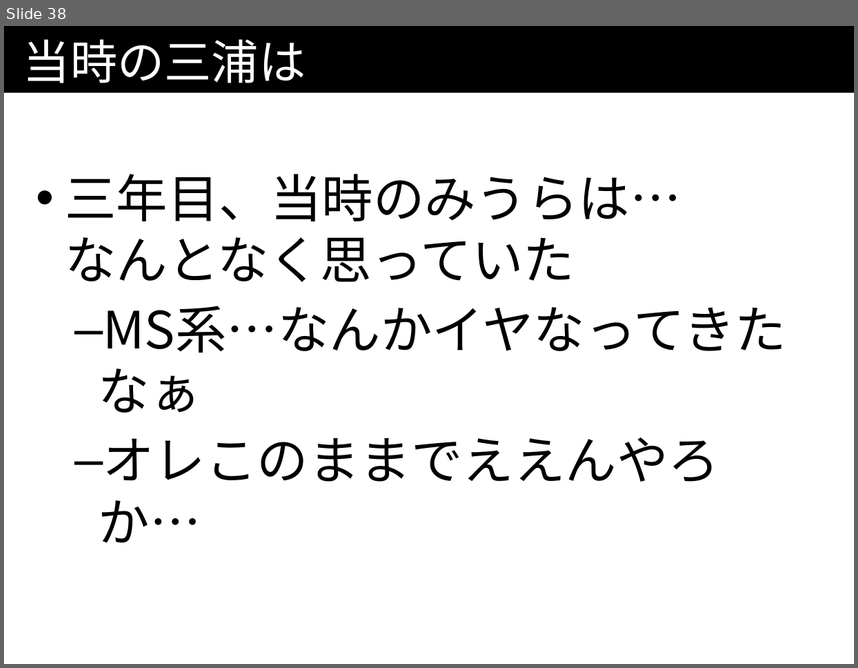
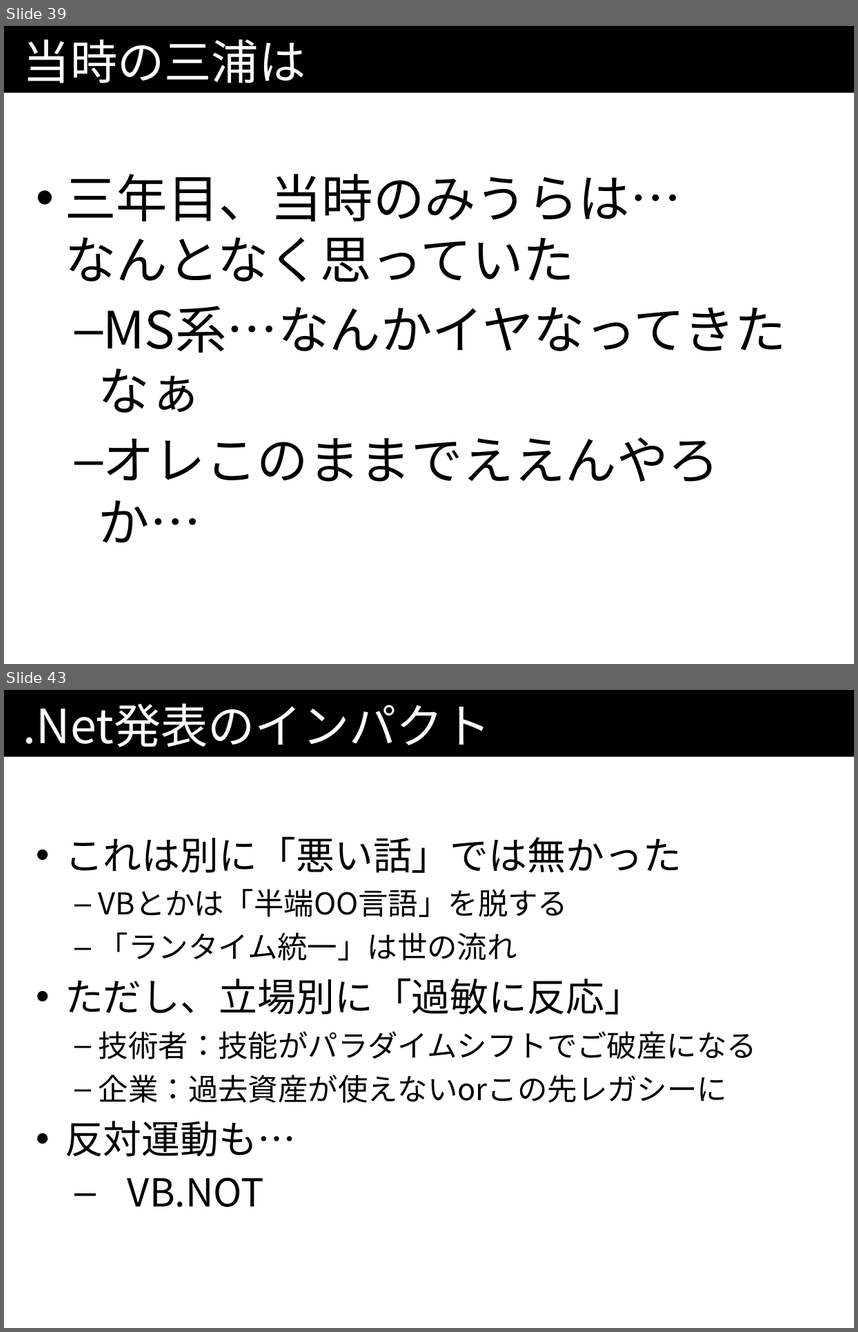
Before and after one commit to kazuhito-m/kazuhito-m.github.io, a slide deck: _drafts/comcamp2016.odp. Shown one above the other, each under a label of ours: slide 38 before the commit, slides 39 and 43 after it; the slides between them are not shown. The pictures are 858x668 and 858x1332 pixels, drawn with LibreOffice and Linux fonts; fonts in the diff are those of the drawing. Boxes give left, top, right and bottom in pixels: in the first picture for what was removed or moved away, otherwise in the second. Text is boxed around its words. In the diff, an @@ line names an element or a change of style, - is before the commit and + after.

```diff
--- a/_drafts/comcamp2016.odp
+++ b/_drafts/comcamp2016.odp
@@ slide 43 added at (x1=4, y1=690, x2=854, y2=1328), background #FFFFFF; not listed: 1 template element that a slide beside it also shows @@
@@ title added at (x1=23, y1=703, x2=491, y2=747), 44 pt, text #FFFFFF @@
+.Net発表のインパクト
@@ text added at (x1=65, y1=836, x2=757, y2=1207), 28 pt, text #000000 @@
+• これは別に「悪い話」では無かった
+  – VBとかは「半端OO言語」を脱する
+  – 「ランタイム統一」は世の流れ
+• ただし、立場別に「過敏に反応」
+  – 技術者：技能がパラダイムシフトでご破産になる
+  – 企業：過去資産が使えないorこの先レガシーに
+• 反対運動も…
+  – VB.NOT
@@ what was slide 38 is now slide 39 @@
```
Also in this commit, not shown: 3 slides changed, 40 other slides added.
